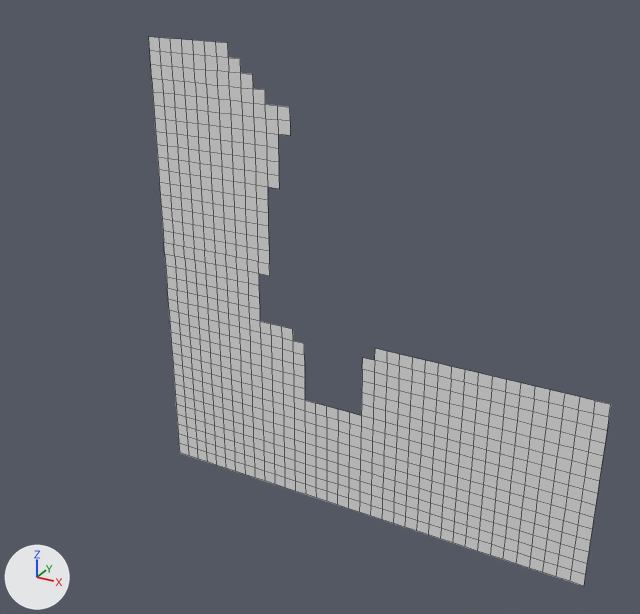
The OBJ model MardukGame/Assets/Tiled2Unity/Meshes/castleentrance.obj: old version first, new version second.
One viewpoint serves both versions: a 50 mm camera at (174.0, -3415.0, 514.0) aimed at (-1726.0, 40.0, -1214.0). Arrows for +X, +Y and +Z are at lower left; the lights stay in place. Mesh edges are drawn as thin lines. Where no turn or scale is listed for an object, it has been applied to the vertices.

In view in the first picture: 'castleentrance'.
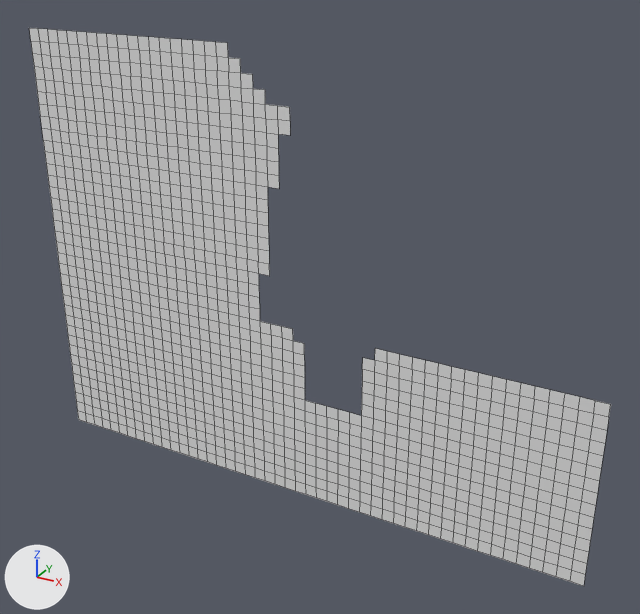
Boxes (x1, y1, x2, y2) around the edits, measured in the pictures (640 x 614 px):
'castleentrance', reshaped (26% wider): before (149, 37, 611, 586); after (29, 28, 611, 586)
part 1 of me_castleentrance, added: after (29, 28, 180, 453)

The change, as a list of edits to the scene's bpy script:
```text
Change me_castleentrance:
    used by ob_castleentrance; location = (0.0, 0.0, 0.0)
    remove me_castleentrance.from_pydata(...)  # 798 vertices, 716 faces; spans x -2624.0..-320.0, y 0.0, z -2304.0..0.0
    add me_castleentrance.from_pydata(...)  # 1242 vertices, 1148 faces; spans x -3392.0..-320.0, y 0.0, z -2304.0..0.0
    me_castleentrance part 1: 444 vertices added at x -3392.0..-2688.0, y 0.0, z -2304.0..0.0
```
